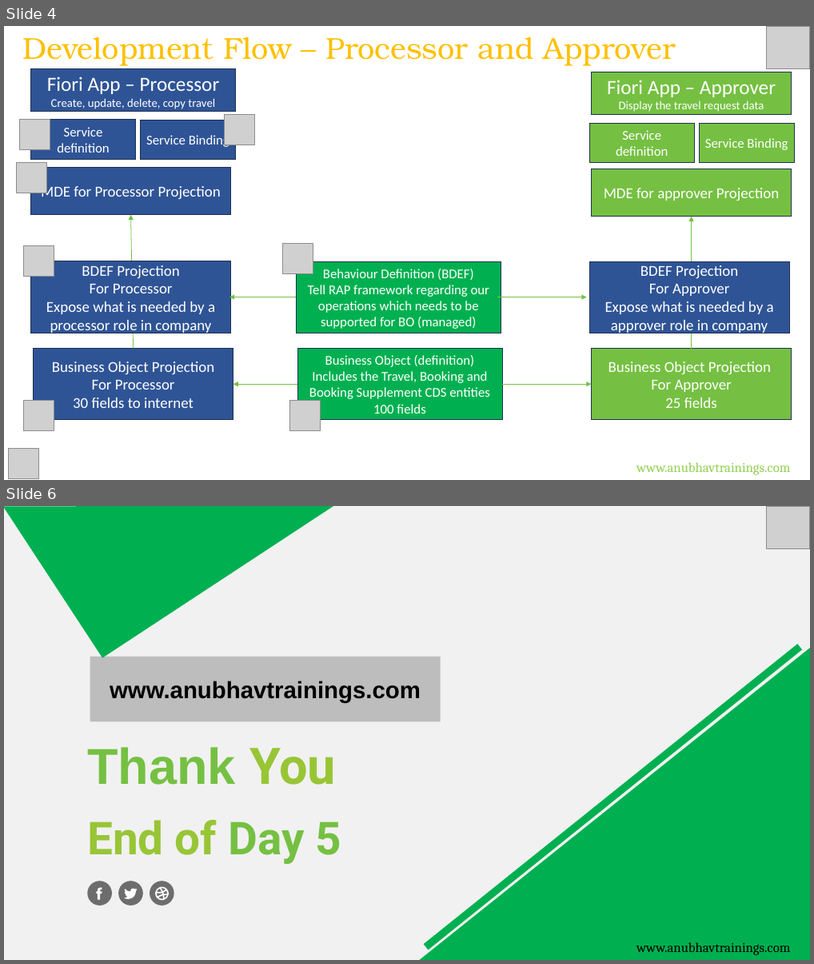
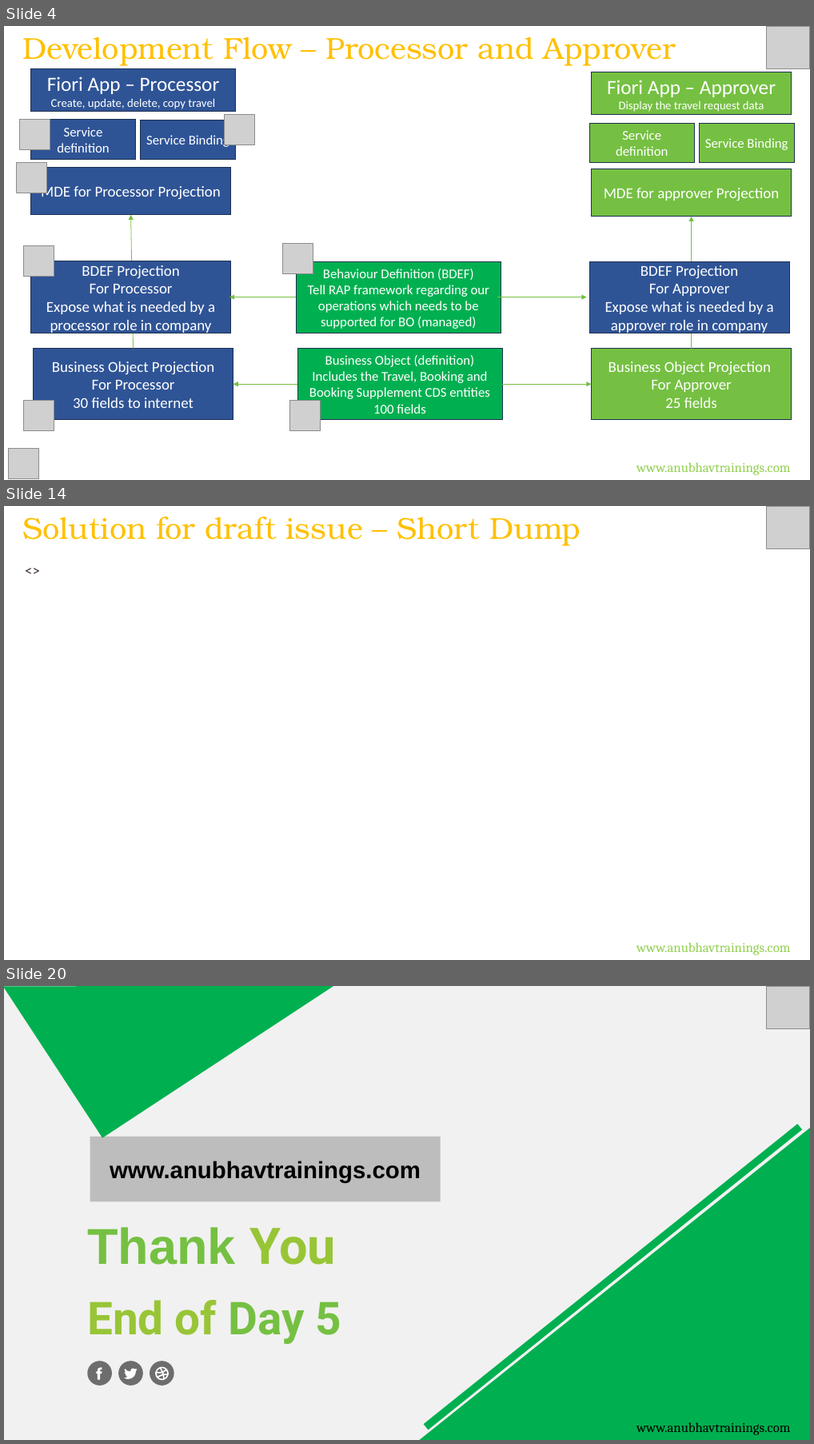
Before and after one commit to soyuztechnologies/AOC_Corporate_Training, a slide deck: Day 6/DAY-6.pptx. Shown one above the other, each under a label of ours: slides 4 and 6 before the commit, slides 4, 14 and 20 after it; the slides between them are not shown. The pictures are 814x964 and 814x1444 pixels, drawn with LibreOffice and Linux fonts; fonts in the diff are those of the drawing; grey boxes stand for pictures. Boxes give left, top, right and bottom in pixels: in the first picture for what was removed or moved away, otherwise in the second. Text is boxed around its words. In the diff, an @@ line names an element or a change of style, - is before the commit and + after.

```diff
--- a/Day 6/DAY-6.pptx
+++ b/Day 6/DAY-6.pptx
@@ slide 14 added at [4,506,810,960], background #FFFFFF @@
@@ text added at [22,516,581,546], 36 pt, text #FFC000 @@
+Solution for draft issue – Short Dump
@@ picture added at [767,506,810,549] @@
@@ text added at [19,558,800,582], 18 pt, text #433835 @@
+<>
@@ text added at [637,942,790,955], 16 pt, text #92D050 @@
+www.anubhavtrainings.com
@@ what was slide 6 is now slide 20 @@
```
Also in this commit, not shown: 1 slide changed, 13 other slides added, 4 other files.
